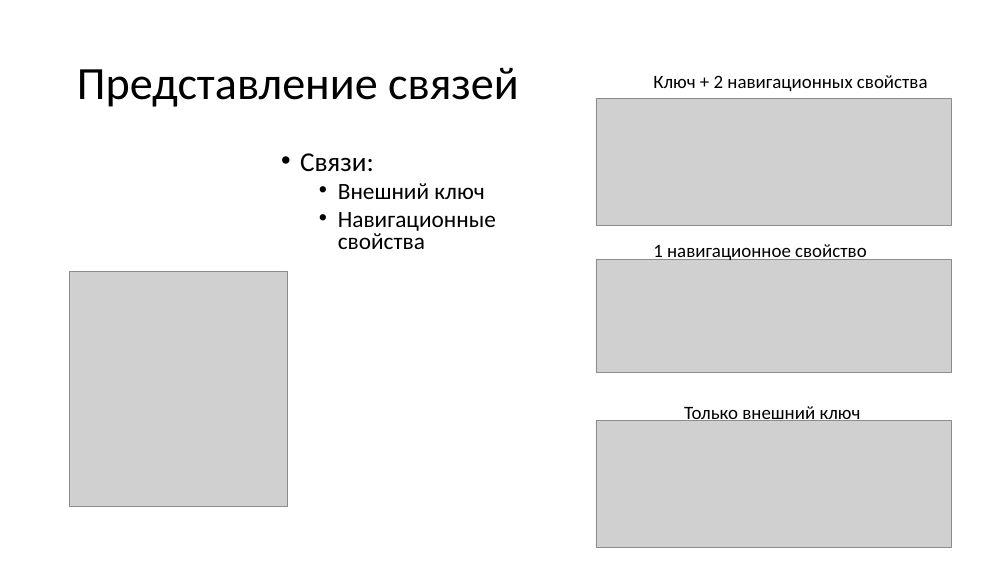
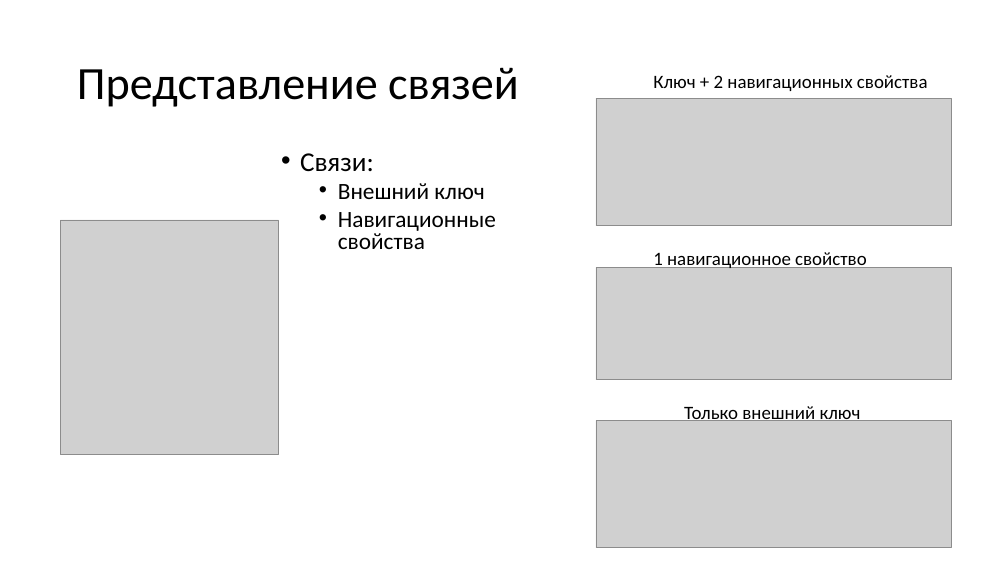
Before and after one commit to MihailRomanov/asp_net_course_2024, a slide deck: slide 32 of Modules/02. Some standard libraries/02. ADO.Net and ORMs/04. EF Core.pptx. Drawn at 1008x567 pixels with LibreOffice and Linux fonts; fonts in the diff are those of the drawing; grey boxes stand for pictures. Boxes give left, top, right and bottom in pixels: in the first picture for what was removed or moved away, otherwise in the second. Text is boxed around its words. In the diff, an @@ line names an element or a change of style, - is before the commit and + after.

```diff
--- a/Modules/02. Some standard libraries/02. ADO.Net and ORMs/04. EF Core.pptx
+++ b/Modules/02. Some standard libraries/02. ADO.Net and ORMs/04. EF Core.pptx
@@ picture: place and size @@
-picture at box(70, 271, 288, 506)
+picture at box(60, 220, 279, 454)
@@ picture: place and size @@
-picture at box(596, 259, 951, 372)
+picture at box(596, 268, 951, 380)
@@ text "1 навигационное свойство": place and size @@
-text "1 навигационное свойство" at box(653, 244, 866, 262)
+text "1 навигационное свойство" at box(653, 252, 866, 270)
```
Also in this commit, not shown: 17 other slides changed.
